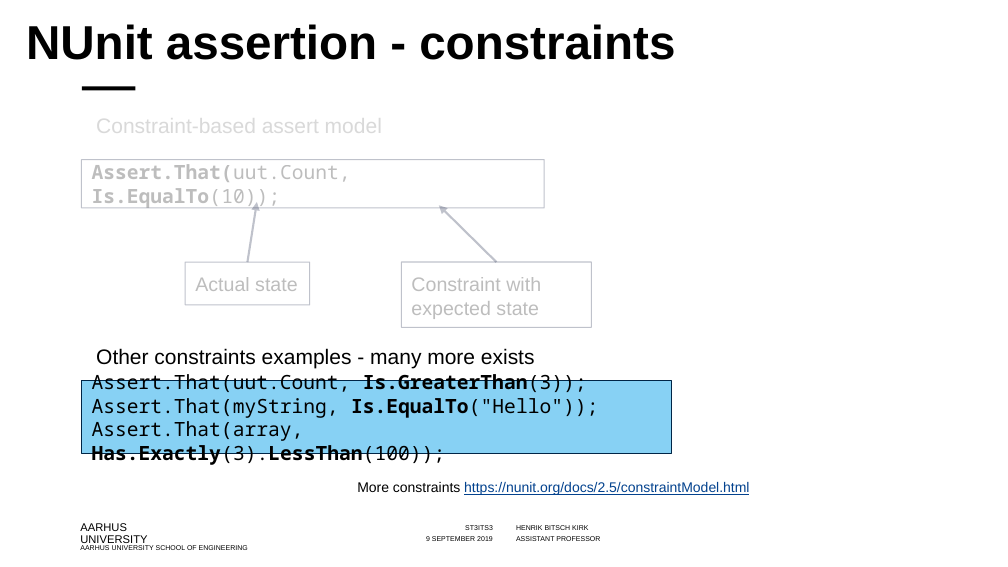
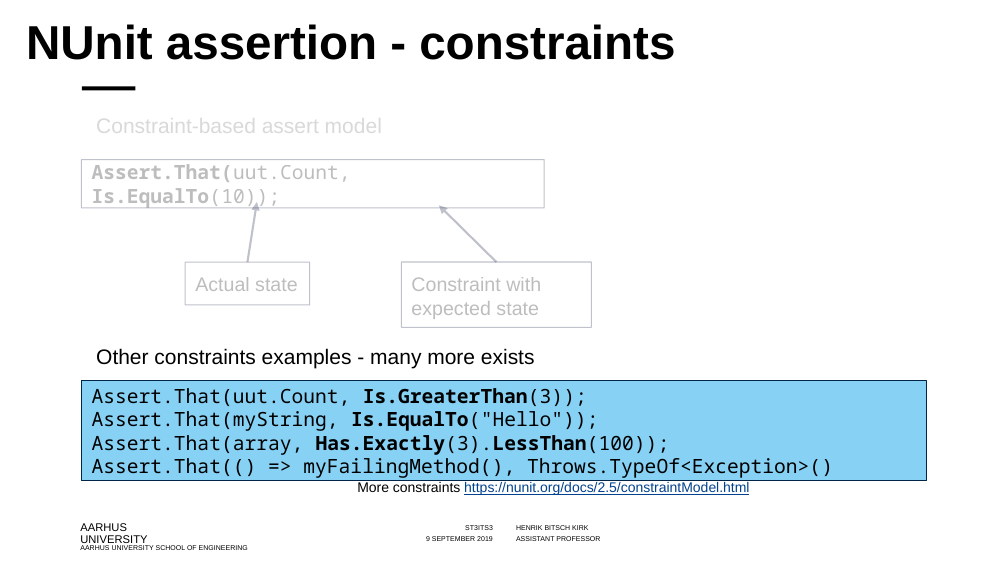
Before and after one commit to codesmurf/st3its3_teaching, a slide deck: slide 17 of 09 Unit Tests/Introduction to Unit Tests.pptx (slide 22 before the commit). Drawn at 1008x567 pixels with LibreOffice and Linux fonts; fonts in the diff are those of the drawing; background and template pictures are left out. Boxes give left, top, right and bottom in pixels: in the first picture for what was removed or moved away, otherwise in the second. Text is boxed around its words. In the diff, an @@ line names an element or a change of style, - is before the commit and + after.

```diff
--- a/09 Unit Tests/Introduction to Unit Tests.pptx
+++ b/09 Unit Tests/Introduction to Unit Tests.pptx
@@ rectangle "Assert.That(uut.Count, Is.GreaterThan(3));": place and size @@
-rectangle "Assert.That(uut.Count, Is.GreaterThan(3));" at <box>82,381,672,454</box>
+rectangle "Assert.That(uut.Count, Is.GreaterThan(3));" at <box>82,381,926,481</box>
@@ text in rectangle at <box>92,458,833,478</box>: paragraph added @@
+Assert.That(() => myFailingMethod(), Throws.TypeOf<Exception>()
```
Also in this commit, not shown: 9 other slides changed, 1 slide added, 10 slides removed.
